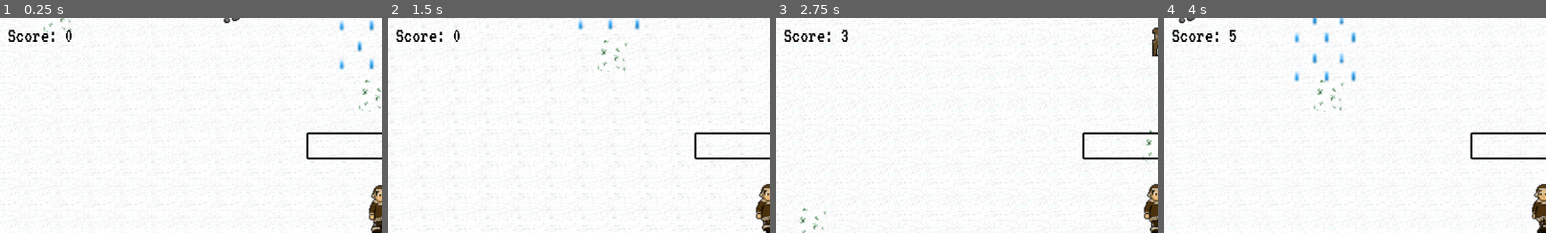
Above: before the commit, frames 1-4 (left to right).
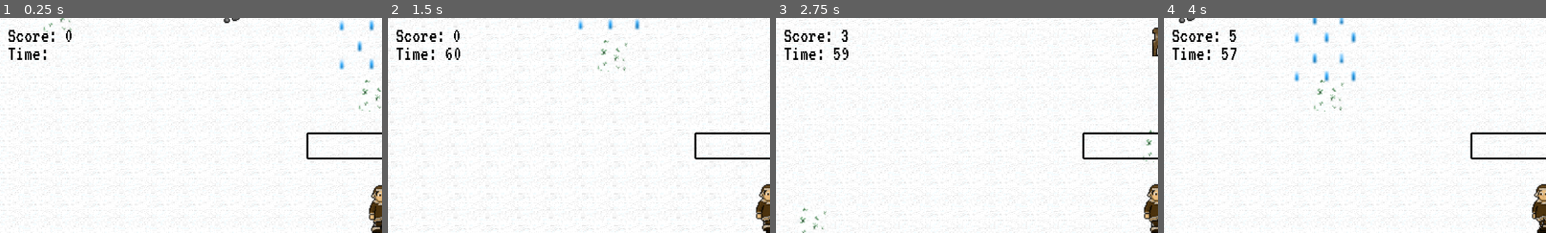
Above: after the commit, the same moments.

Repository: xkolyaskin/Mycrosoffed-Studios
Game: Godot game, scene res://reindeer_herding.tscn
Two runs of this game, one before a commit and one after it. Both use one fixed random seed, a clock stepped at 60 frames per second and the inputs below. This scene is started directly instead of the project's main scene.
Inputs:
- Up to frame 1 (0.25 s): no input
- Up to frame 2 (1.5 s): hold D (move_right) 0.53-1.28 s; tap Space (interact) at 0.6, 1.35 s; hold S (move_down) from 1.28 s (still down)
- Up to frame 3 (2.75 s): release S (move_down) at 2.03 s; hold D (move_right) from 2.03 s (still down); tap Space (interact) at 2.1 s
- Up to frame 4 (4 s): release D (move_right) at 2.78 s; hold W (move_up) 2.78-3.53 s; tap Space (interact) at 2.85, 3.6 s; hold A (move_left) from 3.53 s (still down)
The pictures show only the part of the screen within x 0-50%, y 0-50%; the shares and areas given below are measured in that part.

The runs differ from the first frame. In frame 1, 0.3% of the frame differs, in the area x 2-13%, y 13-20%; in frame 2, 0.4%; in frame 3, 0.4%, in the area x 2-19%, y 13-20%; in frame 4, 0.4%.

Commit message:
Round tracking

Diff:
--- a/new-game-project/Game.tscn
+++ b/new-game-project/Game.tscn
@@ -19,9 +19,8 @@
 [ext_resource type="Texture2D" uid="uid://di6ppsuwvtj57" path="res://Visual Assets/Backgrounds/Decorations/Decoration - Rock.png" id="14_elkpi"]
 [ext_resource type="Texture2D" uid="uid://bybabdxa4rh6x" path="res://Visual Assets/Backgrounds/Decorations/Tent.png" id="15_qjyg3"]
 [ext_resource type="AudioStream" uid="uid://bqt5t0tjf0lhu" path="res://Audio Assets/Talking.mp3" id="16_elkpi"]
-[ext_resource type="PackedScene" uid="uid://usnwm1jwsrw6" path="res://fire.tscn" id="17_0yprl"]
+[ext_resource type="PackedScene" uid="uid://cu8jx118qwjkn" path="res://fire.tscn" id="17_0yprl"]
 [ext_resource type="Texture2D" uid="uid://dgln6res1wwdv" path="res://Visual Assets/Backgrounds/Decorations/Rabbit.png" id="21_hmewc"]
-[ext_resource type="AudioStream" uid="uid://b57rlq50c3u5h" path="res://Audio Assets/Dialogue Music.mp3" id="22_7ged1"]
 
 [sub_resource type="TileSetAtlasSource" id="TileSetAtlasSource_t88pq"]
 texture = ExtResource("1_u44n3")
@@ -287,8 +286,4 @@
 scale = Vector2(0.960937, 0.960937)
 texture = ExtResource("21_hmewc")
 
-[node name="AudioStreamPlayer2D" type="AudioStreamPlayer2D" parent="."]
-stream = ExtResource("22_7ged1")
-autoplay = true
-
 [connection signal="timeout" from="LoreGuyReindeer/Timer" to="LoreGuyReindeer" method="_on_timer_timeout"]
--- a/new-game-project/global_count_tracker.gd
+++ b/new-game-project/global_count_tracker.gd
@@ -2,8 +2,10 @@
 
 var dialogue_count = 0
 var fishing_count = 0
-var reindeer_count = 0
+var reindeer_round_count = 0
 var farming_count = 0
+var reindeer_count = 5
+var lichen_count=8
 
 func get_dialogue_count():
 	dialogue_count += 1
@@ -13,9 +15,21 @@
 	fishing_count += 1
 	return fishing_count
 
+func get_reindeer_round_count():
+	reindeer_round_count += 1
+	return reindeer_round_count
+
 func get_reindeer_count():
-	reindeer_count += 1
-	return reindeer_count
+	return reindeer_count;
+
+func set_reindeer_count(num):
+	reindeer_count=num
+
+func get_lichen_count():
+	return lichen_count
+
+func set_lichen_count(num):
+	lichen_count=num
 
 func get_farming_count():
 	farming_count += 1
--- a/new-game-project/menu.tscn
+++ b/new-game-project/menu.tscn
@@ -1,10 +1,9 @@
-[gd_scene load_steps=6 format=3 uid="uid://bfkbmxmcv45ee"]
+[gd_scene load_steps=5 format=3 uid="uid://dht6x2u7tw42v"]
 
 [ext_resource type="Texture2D" uid="uid://bwkmdg4erk6g3" path="res://Visual Assets/Splash Screen/Splash Screen.png" id="1_lti8b"]
 [ext_resource type="Script" uid="uid://dbv4le7kf85wx" path="res://menu.gd" id="1_mae5d"]
 [ext_resource type="FontFile" uid="uid://cvrnr1m33hwai" path="res://Fonts/VT323-Regular.ttf" id="2_ouk20"]
 [ext_resource type="Texture2D" uid="uid://cf88ilt0ywl0f" path="res://Visual Assets/Splash Screen/khailino.png" id="4_4hy44"]
-[ext_resource type="AudioStream" uid="uid://cdt4jcyc8k8ha" path="res://Audio Assets/Main Menu Music.mp3" id="5_ytr4m"]
 
 [node name="Menu" type="Node2D"]
 script = ExtResource("1_mae5d")
@@ -37,9 +36,5 @@
 scale = Vector2(1.40663, 1.11738)
 texture = ExtResource("4_4hy44")
 
-[node name="AudioStreamPlayer2D" type="AudioStreamPlayer2D" parent="."]
-stream = ExtResource("5_ytr4m")
-autoplay = true
-
 [connection signal="pressed" from="Play" to="." method="_on_play_pressed"]
 [connection signal="pressed" from="Quit" to="." method="_on_quit_pressed"]
--- a/new-game-project/project.godot
+++ b/new-game-project/project.godot
@@ -11,7 +11,7 @@
 [application]
 
 config/name="New Game Project"
-run/main_scene="uid://bfkbmxmcv45ee"
+run/main_scene="uid://bl1sgskdmudr8"
 config/features=PackedStringArray("4.4", "Forward Plus")
 config/icon="res://icon.svg"
 
--- a/new-game-project/reindeer_herding.gd
+++ b/new-game-project/reindeer_herding.gd
@@ -21,7 +21,10 @@
 	beginRound(round)
 
 func beginRound(round):
-	round = GlobalCountTracker.get_reindeer_count() - 1
+	score=0
+	round = GlobalCountTracker.get_reindeer_round_count() - 1
+	numDeer=GlobalCountTracker.get_reindeer_count()
+	numLichen=GlobalCountTracker.get_lichen_count()
 	print("herding " + str(round))
 	$CanvasLayer/Score.text="Score: "+str(score)
 	$map.position=Vector2(-103,-68)
@@ -39,11 +42,17 @@
 		add_child(currentDeer)
 		deer.append(currentDeer)
 	var cloudTime = 60/(round+1)
+	timer()
 	for i in range (0,round+1):
 		cloudGo()
 		await get_tree().create_timer(cloudTime).timeout
 	atEnd()
 
+
+func timer():
+	for i in range(0,60):
+		await get_tree().create_timer(1).timeout
+		$CanvasLayer/Time.text="Time: "+str(60-i)
 
 func cloudGo():
 	$CanvasLayer/Done.hide()
@@ -81,14 +90,10 @@
 	lichen=[]
 	deer=[]
 	iceLichen=[]
-	round+=1
-	numDeer += 1
-	numLichen -= 1
-	print(score)
-	end_reindeer.emit(score)
+	GlobalCountTracker.set_reindeer_count(numDeer + 1)
+	GlobalCountTracker.set_lichen_count(numLichen - 1)
 	$CanvasLayer/Done.text="You did it!\nScore: "+str(score)
 	$CanvasLayer/Done.show()
-	score=0
 	await get_tree().create_timer(5).timeout
 	$CanvasLayer/Done.hide()
 	FadeToBlack.change_scene_with_fade("res://Game.tscn")
--- a/new-game-project/reindeer_herding.tscn
+++ b/new-game-project/reindeer_herding.tscn
@@ -45,4 +45,15 @@
 theme_override_font_sizes/font_size = 31
 text = "You did it!"
 
+[node name="Time" type="Label" parent="CanvasLayer"]
+z_index = 10
+offset_left = 13.0
+offset_top = 38.0
+offset_right = 261.0
+offset_bottom = 105.0
+theme_override_colors/font_color = Color(0, 0, 0, 1)
+theme_override_fonts/font = ExtResource("6_a0ybq")
+theme_override_font_sizes/font_size = 31
+text = "Time: "
+
 [connection signal="end_reindeer" from="." to="Player" method="_on_End"]
Not shown, changed: new-game-project/Audio Assets/ice-cracking-field-recording-06-139709.mp3.import
Not shown: 1 places in new-game-project/Game.tscn that only renumber resources
Not shown: 1 places in new-game-project/global_count_tracker.tscn that only renumber resources
Not shown: 1 places in new-game-project/reindeer_herding.tscn that only renumber resources
